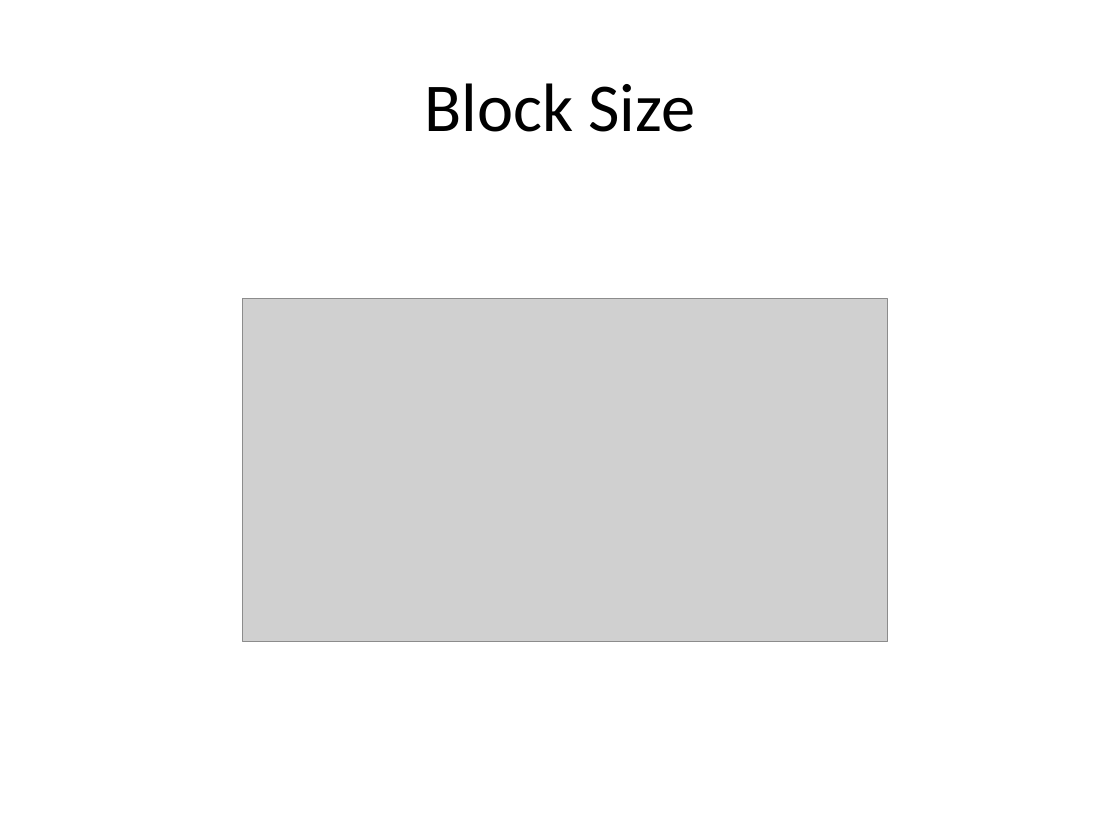
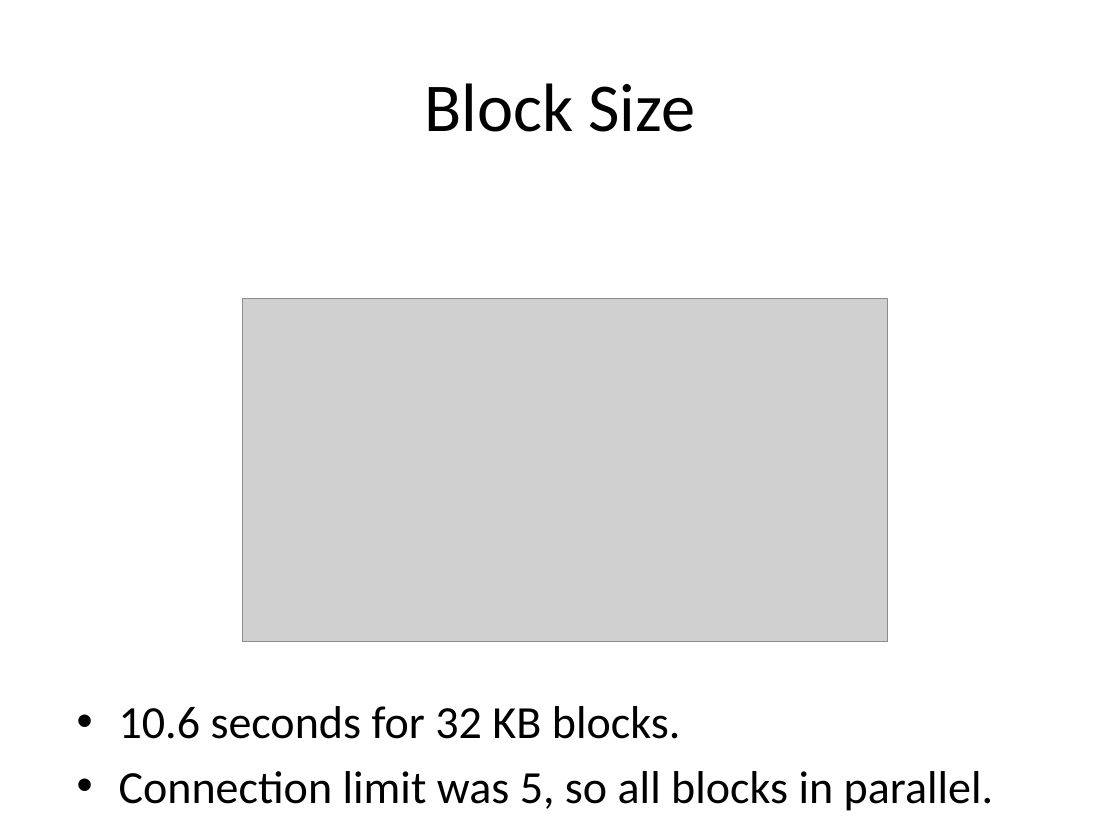
Before and after one commit to rdp/p2pwebclient, a slide deck: slide 29 of thesis_presentation/How to Make the Internet Faster.pptx. Drawn at 1120x840 pixels with LibreOffice and Linux fonts; fonts in the diff are those of the drawing; grey boxes stand for pictures. Boxes give left, top, right and bottom in pixels: in the first picture for what was removed or moved away, otherwise in the second. Text is boxed around its words. In the diff, an @@ line names an element or a change of style, - is before the commit and + after.

```diff
--- a/thesis_presentation/How to Make the Internet Faster.pptx
+++ b/thesis_presentation/How to Make the Internet Faster.pptx
@@ text added at bbox=[119, 706, 993, 811], 29.6 pt, text #000000 @@
+• 10.6 seconds for 32 KB blocks.
+• Connection limit was 5, so all blocks in parallel.
```
Also in this commit, not shown: 17 other slides changed, 1 other file.
